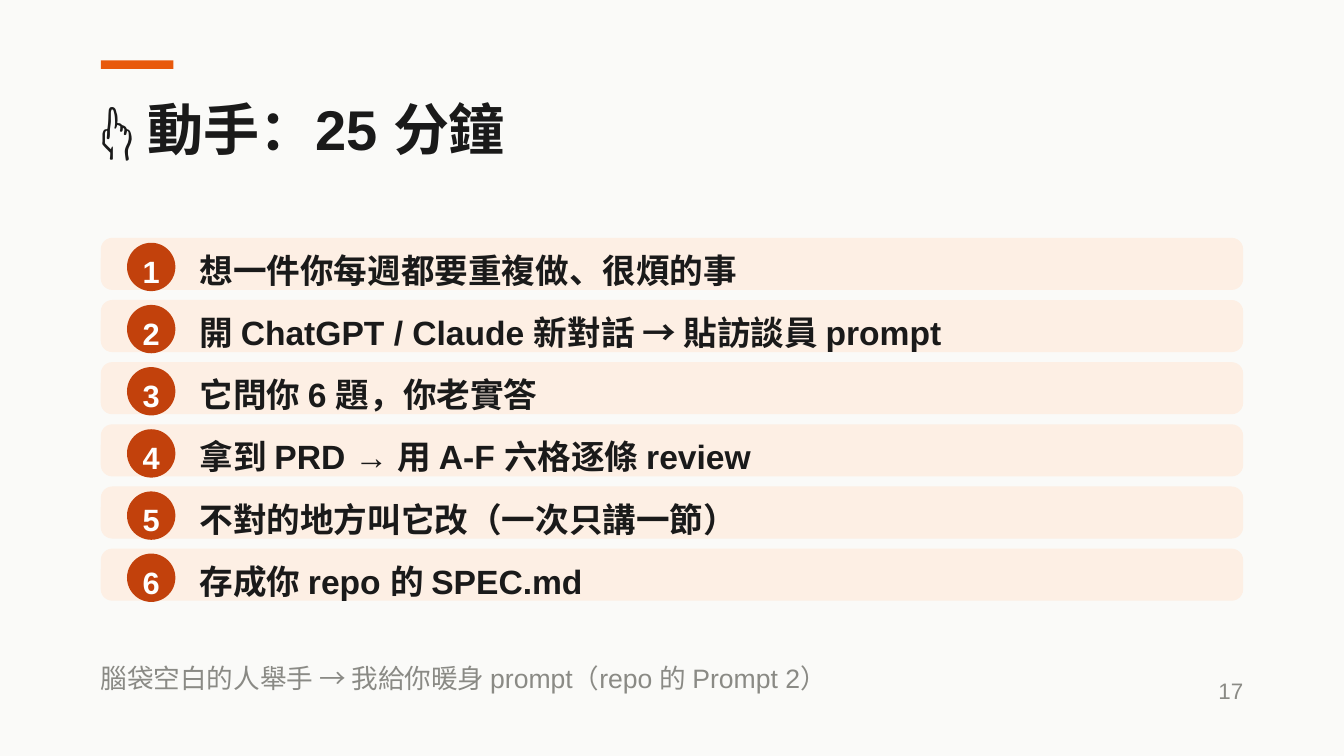
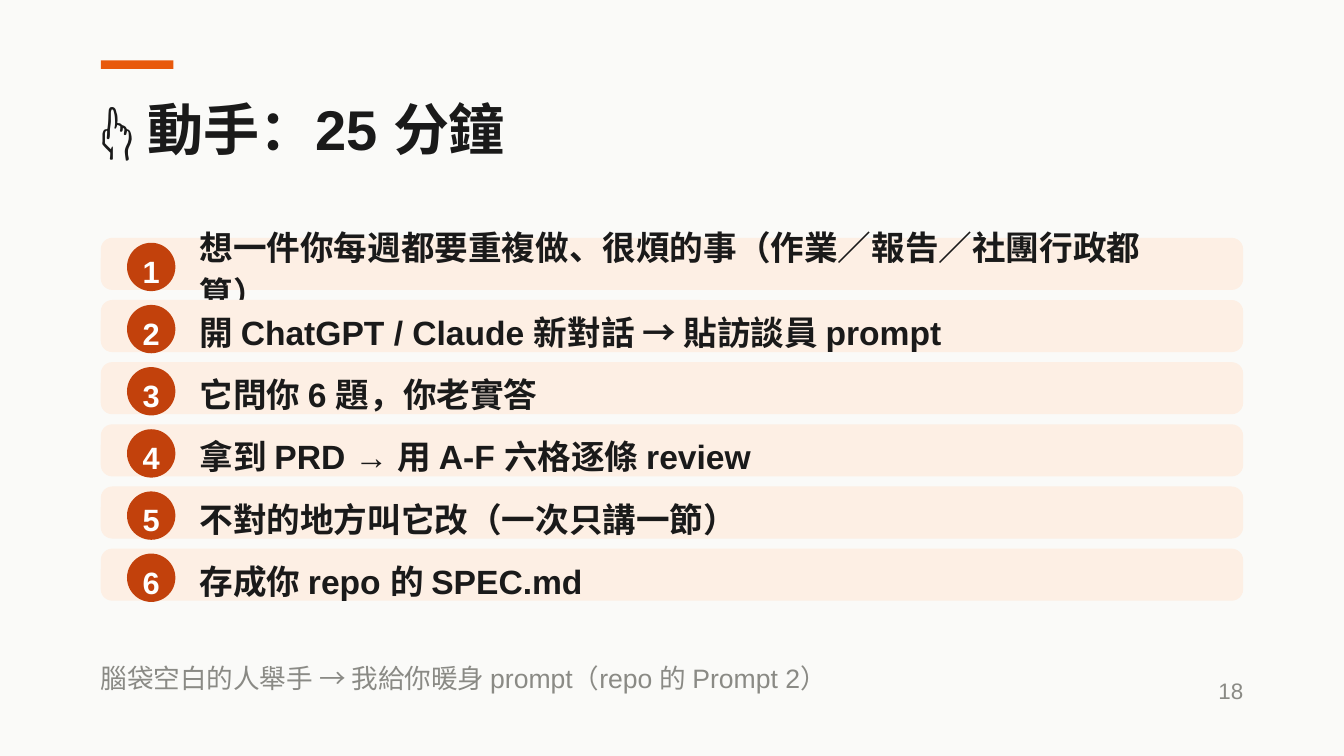
Before and after one commit to aaron20010920/unext-ai-dev-workshop, a slide deck: slide 18 of slides/2026-08-13-AI開發實戰.pptx (slide 17 before the commit). Drawn at 1344x756 pixels with LibreOffice and Linux fonts; fonts in the diff are those of the drawing. Boxes give left, top, right and bottom in pixels: in the first picture for what was removed or moved away, otherwise in the second. Text is boxed around its words. In the diff, an @@ line names an element or a change of style, - is before the commit and + after.

```diff
--- a/slides/2026-08-13-AI開發實戰.pptx
+++ b/slides/2026-08-13-AI開發實戰.pptx
@@ text at bbox=[200, 231, 1141, 300]: text changed @@
-想一件你每週都要重複做、很煩的事
+想一件你每週都要重複做、很煩的事（作業／報告／社團行政都算）
@@ text at bbox=[1218, 683, 1243, 699]: text changed @@
-17
+18
```
Also in this commit, not shown: 25 other slides changed, 1 slide added, 3 other files.
